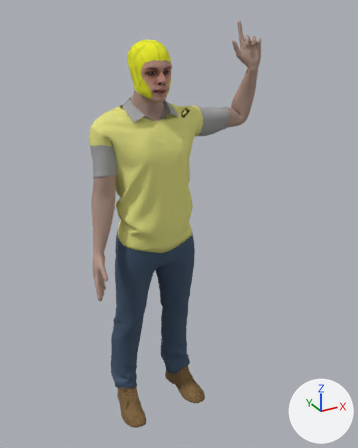
A saved change to the glTF model people/Brian_Wave3.glb.
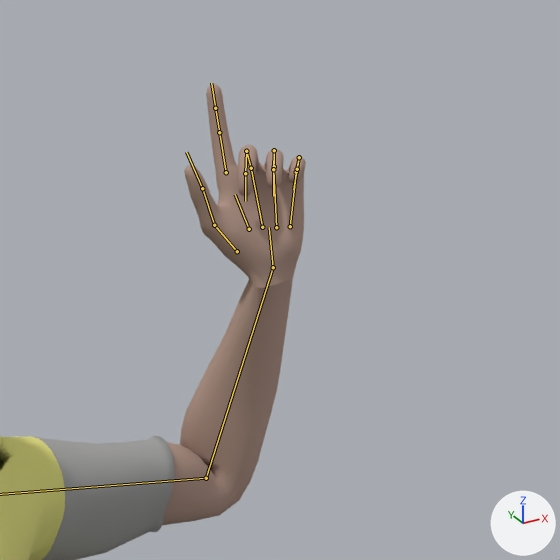
There are two pictures of each version: one whole from a camera (50 mm lens) standing at (-0.879, -1.857, 1.878) and looking at (0.125, -0.033, 0.966), one close up on the part from 52% to 90% of the width and 0% to 30% of the height. Arrows for +X, +Y and +Z are at lower right; the lights stay in place. Both versions are drawn at frame 106 of the action 'metarigAction.001'; the numbers are the values there. The bones that bend it are drawn over the model as lines in the close-ups.

Names of what the first close-up shows: '1_Trunk'.
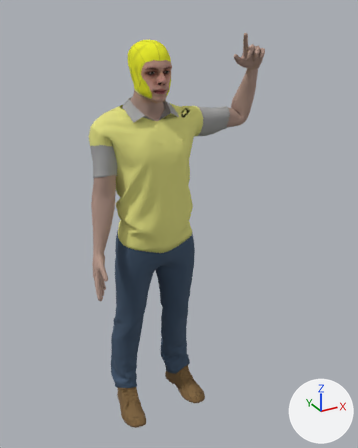
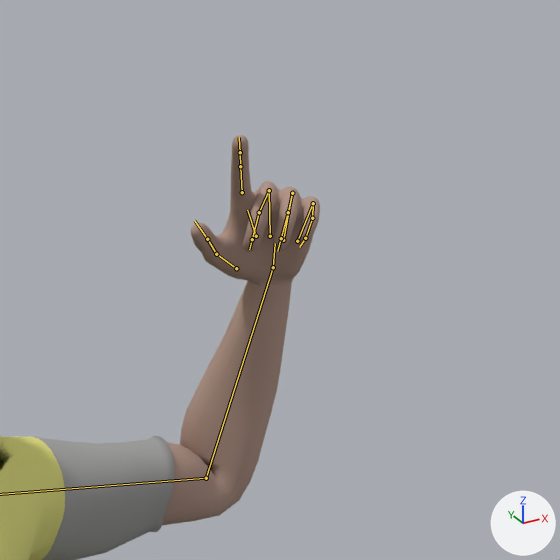
Boxes (x1, y1, x2, y2) around the edits, measured in the close-ups (560 x 560 px):
'1_Trunk', posed
    before: (0, 84, 306, 560)
    after: (0, 135, 320, 560)
bone 'hand.L', root to tip
    before: (273, 267) to (269, 227)
    after: (273, 267) to (275, 243)

What the commit changed:
Bone 'hand.L' (bone_hand_l) turns from (-3, -57, 47) to (53, -45, -37) degrees about its own x, y and z.
